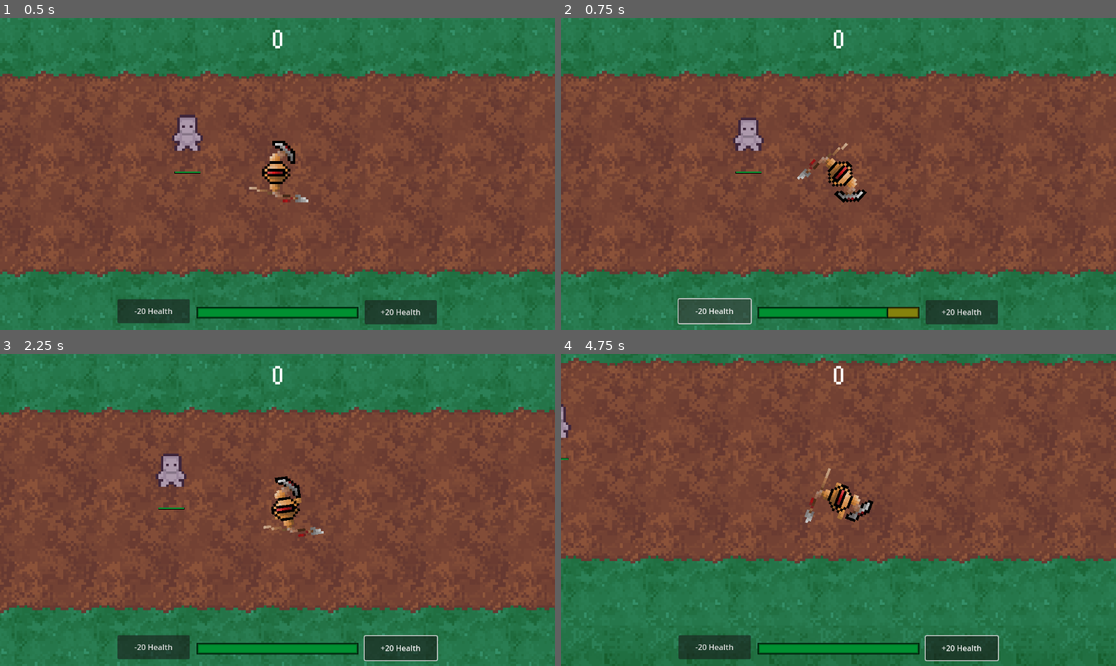
Above: before the commit, frames 1-4 (two rows, left to right).
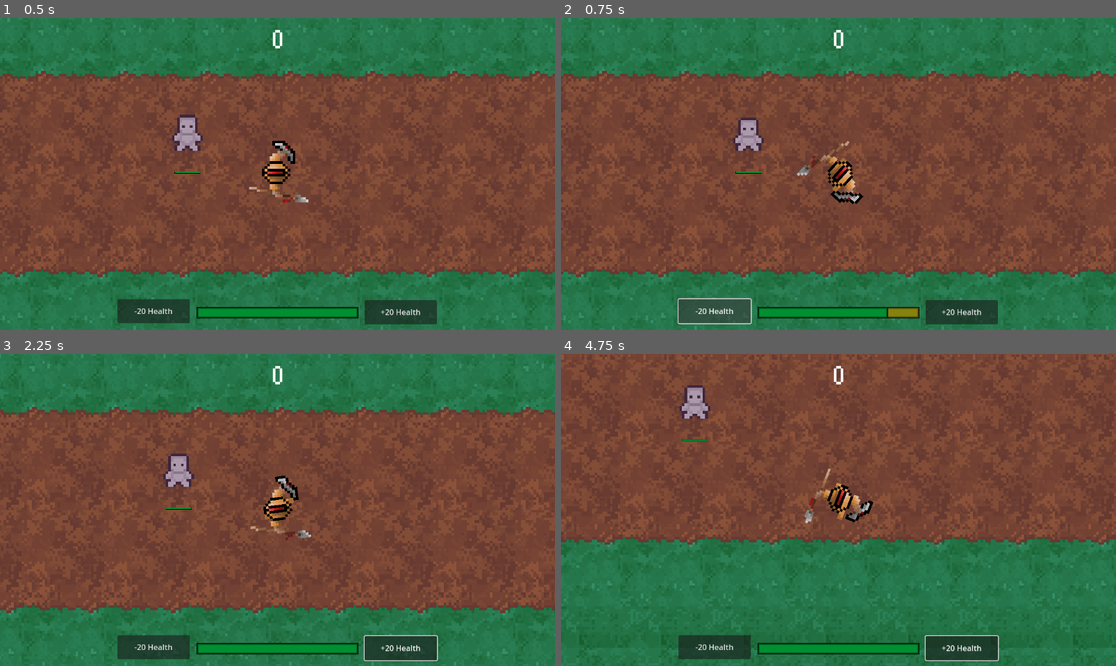
Above: after the commit, the same moments.

Repository: BDesro/Pantheon-CHP
Game: Godot game, scene res://scenes/game_scene.tscn
The game is run twice, just before and just after one commit, with the same random seed, the same clock (stepped at 60 frames per second) and the same inputs.
Inputs (mouse positions are in pixels of both pictures, inside the frame that each line leads up to):
- Up to frame 1 (0.5 s): no input
- Up to frame 2 (0.75 s): click "-20 Health" at 0.5 s
- Up to frame 3 (2.25 s): click "+20 Health" at 1.25 s; tap Enter at 2 s; move the mouse to (399, 494) at 2.02 s; hold D (move_right) from 2.03 s (still down); click (399, 494) at 2.1 s
- Up to frame 4 (4.75 s): move the mouse to (727, 525) at 2.77 s; release D (move_right) at 2.78 s; hold S (move_backward) 2.78-3.53 s; tap Q (all_in_ability) at 2.85 s; click (727, 525) at 3.05 s; move the mouse to (894, 441) at 3.52 s; hold D (move_right) 3.53-4.28 s; tap Space (dash_dodge) at 3.6 s; click (894, 441) at 3.8 s; move the mouse to (810, 572) at 4.27 s; hold W (move_forward) from 4.28 s (still down); tap E (defense_ability) at 4.35 s; click (810, 572) at 4.55 s

Frame 1 is identical in both runs. In frame 2, 0.4% of the frame differs, in the area x 42-56%, y 39-60%; in frame 3, 7.9%; in frame 4, 17%, in the area x 0-100%, y 0-100%.

Commit message:
Added Soldier's primary ability "Spear Thrust"

Diff:
--- a/hud.gd
+++ b/hud.gd
@@ -15,7 +15,6 @@
 
 func _on_character_loaded(max_health):
 	health_bar.set_max_health(max_health)
-	print("Max Health: ", health_bar.front_bar.max_value)
 
 # Temporarily shows a message on the screen
 func show_message(text):
--- a/project.godot
+++ b/project.godot
@@ -19,6 +19,10 @@
 
 CharacterManager="*res://scripts/autoload/CharacterManager.gd"
 GameManager="*res://scripts/autoload/GameManager.gd"
+
+[global_group]
+
+enemies=""
 
 [input]
 
--- a/scenes/Characters/Character.tscn
+++ b/scenes/Characters/Character.tscn
@@ -144,18 +144,16 @@
 "speed": 5.0
 }]
 
-[sub_resource type="AnimationLibrary" id="AnimationLibrary_uop4u"]
-
 [sub_resource type="CapsuleShape2D" id="CapsuleShape2D_3rjh8"]
 radius = 4.0
 height = 14.0
 
 [sub_resource type="CapsuleShape2D" id="CapsuleShape2D_ykg02"]
-radius = 9.52381
-height = 30.4762
+radius = 4.0
+height = 14.0
 
 [sub_resource type="RectangleShape2D" id="RectangleShape2D_xefnp"]
-size = Vector2(6.90095, 3.88999)
+size = Vector2(9.22524, 5.23625)
 
 [node name="Character" type="CharacterBody2D"]
 script = ExtResource("1_ak385")
@@ -165,11 +163,6 @@
 sprite_frames = SubResource("SpriteFrames_8qxps")
 animation = &"walk_side"
 autoplay = "idle_forward"
-
-[node name="AnimationPlayer" type="AnimationPlayer" parent="."]
-libraries = {
-"": SubResource("AnimationLibrary_uop4u")
-}
 
 [node name="CollisionShape2D" type="CollisionShape2D" parent="."]
 position = Vector2(0, -7)
@@ -182,6 +175,7 @@
 shape = SubResource("CapsuleShape2D_ykg02")
 
 [node name="AttackArea" type="Area2D" parent="."]
+monitoring = false
 monitorable = false
 
 [node name="CollisionShape2D" type="CollisionShape2D" parent="AttackArea"]
--- a/scenes/ai_controller.tscn
+++ b/scenes/ai_controller.tscn
@@ -3,9 +3,9 @@
 [ext_resource type="Script" path="res://scripts/state_machine.gd" id="1_v7ahj"]
 [ext_resource type="PackedScene" uid="uid://b8t51qj22uqqy" path="res://scenes/characters/character.tscn" id="2_r3skh"]
 
-[node name="AIController" type="Node2D"]
+[node name="AIController" type="Node2D" groups=["enemies"]]
 top_level = true
 script = ExtResource("1_v7ahj")
 metadata/_edit_group_ = true
 
-[node name="Character" parent="." instance=ExtResource("2_r3skh")]
+[node name="Character" parent="." groups=["enemies"] instance=ExtResource("2_r3skh")]
--- a/scenes/characters/soldier.tscn
+++ b/scenes/characters/soldier.tscn
@@ -1,63 +1,87 @@
-[gd_scene load_steps=16 format=3 uid="uid://bknghk8cirprn"]
+[gd_scene load_steps=25 format=3 uid="uid://bknghk8cirprn"]
 
 [ext_resource type="PackedScene" uid="uid://b8t51qj22uqqy" path="res://scenes/characters/character.tscn" id="1_xnsdv"]
 [ext_resource type="Script" path="res://scripts/soldier.gd" id="2_vhpbb"]
-[ext_resource type="Texture2D" uid="uid://ddlexxqbx2qk6" path="res://assets/Pantheon_Soldier.png" id="3_sl41k"]
-
-[sub_resource type="AtlasTexture" id="AtlasTexture_ytu6a"]
-atlas = ExtResource("3_sl41k")
+[ext_resource type="Texture2D" uid="uid://dmbweuv6uuce1" path="res://assets/Pantheon_Soldier(1).png" id="3_mxndj"]
+
+[sub_resource type="AtlasTexture" id="AtlasTexture_7ydxd"]
+atlas = ExtResource("3_mxndj")
 region = Rect2(0, 0, 32, 32)
 
-[sub_resource type="AtlasTexture" id="AtlasTexture_8j8li"]
-atlas = ExtResource("3_sl41k")
+[sub_resource type="AtlasTexture" id="AtlasTexture_tmrlw"]
+atlas = ExtResource("3_mxndj")
 region = Rect2(32, 0, 32, 32)
 
-[sub_resource type="AtlasTexture" id="AtlasTexture_yvqjf"]
-atlas = ExtResource("3_sl41k")
+[sub_resource type="AtlasTexture" id="AtlasTexture_hqvvo"]
+atlas = ExtResource("3_mxndj")
 region = Rect2(64, 0, 32, 32)
 
-[sub_resource type="AtlasTexture" id="AtlasTexture_8648j"]
-atlas = ExtResource("3_sl41k")
+[sub_resource type="AtlasTexture" id="AtlasTexture_gdfxx"]
+atlas = ExtResource("3_mxndj")
 region = Rect2(96, 0, 32, 32)
 
-[sub_resource type="AtlasTexture" id="AtlasTexture_pc3ju"]
-atlas = ExtResource("3_sl41k")
+[sub_resource type="AtlasTexture" id="AtlasTexture_8h5g0"]
+atlas = ExtResource("3_mxndj")
+region = Rect2(64, 64, 32, 32)
+
+[sub_resource type="AtlasTexture" id="AtlasTexture_6m0p4"]
+atlas = ExtResource("3_mxndj")
+region = Rect2(96, 64, 32, 32)
+
+[sub_resource type="AtlasTexture" id="AtlasTexture_yhm61"]
+atlas = ExtResource("3_mxndj")
+region = Rect2(0, 96, 32, 32)
+
+[sub_resource type="AtlasTexture" id="AtlasTexture_b6ok8"]
+atlas = ExtResource("3_mxndj")
+region = Rect2(32, 96, 32, 32)
+
+[sub_resource type="AtlasTexture" id="AtlasTexture_en0cb"]
+atlas = ExtResource("3_mxndj")
+region = Rect2(64, 96, 32, 32)
+
+[sub_resource type="AtlasTexture" id="AtlasTexture_85mtv"]
+atlas = ExtResource("3_mxndj")
+region = Rect2(96, 96, 32, 32)
+
+[sub_resource type="AtlasTexture" id="AtlasTexture_5hjr0"]
+atlas = ExtResource("3_mxndj")
 region = Rect2(0, 32, 32, 32)
 
-[sub_resource type="AtlasTexture" id="AtlasTexture_q33kw"]
-atlas = ExtResource("3_sl41k")
+[sub_resource type="AtlasTexture" id="AtlasTexture_tnahg"]
+atlas = ExtResource("3_mxndj")
 region = Rect2(32, 32, 32, 32)
 
-[sub_resource type="AtlasTexture" id="AtlasTexture_k3jqy"]
-atlas = ExtResource("3_sl41k")
+[sub_resource type="AtlasTexture" id="AtlasTexture_5rdfh"]
+atlas = ExtResource("3_mxndj")
 region = Rect2(64, 32, 32, 32)
 
-[sub_resource type="AtlasTexture" id="AtlasTexture_t7mev"]
-atlas = ExtResource("3_sl41k")
+[sub_resource type="AtlasTexture" id="AtlasTexture_2qib8"]
+atlas = ExtResource("3_mxndj")
 region = Rect2(96, 32, 32, 32)
 
-[sub_resource type="AtlasTexture" id="AtlasTexture_okmdg"]
-atlas = ExtResource("3_sl41k")
+[sub_resource type="AtlasTexture" id="AtlasTexture_ts80m"]
+atlas = ExtResource("3_mxndj")
 region = Rect2(0, 64, 32, 32)
 
-[sub_resource type="AtlasTexture" id="AtlasTexture_diyql"]
-atlas = ExtResource("3_sl41k")
+[sub_resource type="AtlasTexture" id="AtlasTexture_p3cg1"]
+atlas = ExtResource("3_mxndj")
 region = Rect2(32, 64, 32, 32)
 
 [sub_resource type="SpriteFrames" id="SpriteFrames_a2u5u"]
 animations = [{
 "frames": [{
 "duration": 1.0,
-"texture": SubResource("AtlasTexture_ytu6a")
-}, {
-"duration": 1.0,
-"texture": SubResource("AtlasTexture_8j8li")
-}, {
-"duration": 1.0,
-"texture": SubResource("AtlasTexture_yvqjf")
-}, {
-"duration": 1.0,
-"texture": SubResource("AtlasTexture_8648j")
+"texture": SubResource("AtlasTexture_7ydxd")
+}, {
+"duration": 1.0,
+"texture": SubResource("AtlasTexture_tmrlw")
+}, {
+"duration": 1.0,
+"texture": SubResource("AtlasTexture_hqvvo")
+}, {
+"duration": 1.0,
+"texture": SubResource("AtlasTexture_gdfxx")
 }],
 "loop": true,
 "name": &"idle",
@@ -65,39 +89,149 @@
 }, {
 "frames": [{
 "duration": 1.0,
-"texture": SubResource("AtlasTexture_pc3ju")
-}, {
-"duration": 1.0,
-"texture": SubResource("AtlasTexture_q33kw")
-}, {
-"duration": 1.0,
-"texture": SubResource("AtlasTexture_k3jqy")
-}, {
-"duration": 1.0,
-"texture": SubResource("AtlasTexture_t7mev")
-}, {
-"duration": 1.0,
-"texture": SubResource("AtlasTexture_okmdg")
-}, {
-"duration": 1.0,
-"texture": SubResource("AtlasTexture_diyql")
+"texture": SubResource("AtlasTexture_8h5g0")
+}, {
+"duration": 1.0,
+"texture": SubResource("AtlasTexture_6m0p4")
+}, {
+"duration": 1.0,
+"texture": SubResource("AtlasTexture_yhm61")
+}, {
+"duration": 1.0,
+"texture": SubResource("AtlasTexture_b6ok8")
+}, {
+"duration": 1.0,
+"texture": SubResource("AtlasTexture_en0cb")
+}, {
+"duration": 1.0,
+"texture": SubResource("AtlasTexture_85mtv")
+}],
+"loop": false,
+"name": &"spear_thrust",
+"speed": 10.0
+}, {
+"frames": [{
+"duration": 1.0,
+"texture": SubResource("AtlasTexture_5hjr0")
+}, {
+"duration": 1.0,
+"texture": SubResource("AtlasTexture_tnahg")
+}, {
+"duration": 1.0,
+"texture": SubResource("AtlasTexture_5rdfh")
+}, {
+"duration": 1.0,
+"texture": SubResource("AtlasTexture_2qib8")
+}, {
+"duration": 1.0,
+"texture": SubResource("AtlasTexture_ts80m")
+}, {
+"duration": 1.0,
+"texture": SubResource("AtlasTexture_p3cg1")
 }],
 "loop": true,
 "name": &"walk",
 "speed": 5.0
 }]
 
+[sub_resource type="Animation" id="Animation_irdri"]
+length = 0.001
+tracks/0/type = "value"
+tracks/0/imported = false
+tracks/0/enabled = true
+tracks/0/path = NodePath("Sprite:frame")
+tracks/0/interp = 1
+tracks/0/loop_wrap = true
+tracks/0/keys = {
+"times": PackedFloat32Array(0),
+"transitions": PackedFloat32Array(1),
+"update": 1,
+"values": [5]
+}
+tracks/1/type = "value"
+tracks/1/imported = false
+tracks/1/enabled = true
+tracks/1/path = NodePath("AttackArea:monitoring")
+tracks/1/interp = 1
+tracks/1/loop_wrap = true
+tracks/1/keys = {
+"times": PackedFloat32Array(0),
+"transitions": PackedFloat32Array(1),
+"update": 1,
+"values": [false]
+}
+
+[sub_resource type="Animation" id="Animation_kyenh"]
+resource_name = "spear_thrust"
+length = 0.6
+tracks/0/type = "method"
+tracks/0/imported = false
+tracks/0/enabled = true
+tracks/0/path = NodePath("Sprite")
+tracks/0/interp = 1
+tracks/0/loop_wrap = true
+tracks/0/keys = {
+"times": PackedFloat32Array(0, 0.595785),
+"transitions": PackedFloat32Array(1, 1),
+"values": [{
+"args": [&"spear_thrust"],
+"method": &"play"
+}, {
+"args": [&"idle"],
+"method": &"play"
+}]
+}
+tracks/1/type = "value"
+tracks/1/imported = false
+tracks/1/enabled = true
+tracks/1/path = NodePath("AttackArea:monitoring")
+tracks/1/interp = 1
+tracks/1/loop_wrap = true
+tracks/1/keys = {
+"times": PackedFloat32Array(0, 0.3, 0.431873),
+"transitions": PackedFloat32Array(1, 1, 1),
+"update": 1,
+"values": [false, true, false]
+}
+tracks/2/type = "method"
+tracks/2/imported = false
+tracks/2/enabled = true
+tracks/2/path = NodePath(".")
+tracks/2/interp = 1
+tracks/2/loop_wrap = true
+tracks/2/keys = {
+"times": PackedFloat32Array(0.6),
+"transitions": PackedFloat32Array(1),
+"values": [{
+"args": [],
+"method": &"_on_ability_end"
+}]
+}
+
+[sub_resource type="AnimationLibrary" id="AnimationLibrary_mskon"]
+_data = {
+"RESET": SubResource("Animation_irdri"),
+"spear_thrust": SubResource("Animation_kyenh")
+}
+
 [sub_resource type="CapsuleShape2D" id="CapsuleShape2D_126kl"]
 height = 30.4762
 
 [node name="Soldier" instance=ExtResource("1_xnsdv")]
 script = ExtResource("2_vhpbb")
+metadata/_edit_group_ = true
 
 [node name="Sprite" parent="." index="0"]
 position = Vector2(-1, 0)
 sprite_frames = SubResource("SpriteFrames_a2u5u")
-animation = &"idle"
+animation = &"spear_thrust"
 autoplay = "idle"
+frame = 5
+
+[node name="AnimationPlayer" type="AnimationPlayer" parent="." index="1"]
+libraries = {
+"": SubResource("AnimationLibrary_mskon")
+}
 
 [node name="CollisionShape2D" parent="." index="2"]
 position = Vector2(-1, -1.19209e-07)
@@ -110,6 +244,10 @@
 rotation = 1.5708
 scale = Vector2(0.525, 0.525)
 
+[node name="AttackArea" parent="." index="4"]
+monitoring = false
+
 [node name="CollisionShape2D" parent="AttackArea" index="0"]
-position = Vector2(9.42633, -9.63488)
-rotation = 1.67552
+position = Vector2(7.61812, -12.6126)
+rotation = 1.5708
+debug_color = Color(0.897059, 0, 0.0785385, 0.42)
--- a/scripts/ai_controller.gd
+++ b/scripts/ai_controller.gd
@@ -1,6 +1,8 @@
 class_name AIController
 extends BaseController
 
+func take_damage(amount: int):
+	character.take_damage(amount)
 
 #var cur_state: AIState = null
 #enum AIStateType {
--- a/scripts/base_controller.gd
+++ b/scripts/base_controller.gd
@@ -25,7 +25,6 @@
 	var new_character = CharacterManager.characters[0]
 	if new_character:
 		character = new_character.instantiate()
-		print("Parent ready, character =", character)
 		add_child(character)
 		fully_initialized.emit()
 
--- a/scripts/character.gd
+++ b/scripts/character.gd
@@ -9,6 +9,8 @@
 @export var speed = 50 # Base movement speed (pixels/sec)
 @export var ascension_tier: int = 0
 @export var ascension_threshold: int = 1 # Number of kills to ascend to next tier
+
+var can_move: bool = true
 
 enum Team { RED = 1, BLUE = 2 }
 var team_id = Team.RED # Default team value to be changed upon instantiation
@@ -43,6 +45,8 @@
 func use_ability(ability_name: String):
 	if ability_name in abilities:
 		if ability_cooldowns[ability_name].is_stopped():
+			can_move = false
+			velocity = Vector2.ZERO
 			call(ability_name)
 			ability_cooldowns[ability_name].start()
 		else:
@@ -50,18 +54,19 @@
 	else:
 		print("Ability '" + ability_name + "' not found!")
 
+func _on_ability_end():
+	can_move = true
+
 func _on_cooldown_end(ability_name: String):
 	print(ability_name + " is off cooldown!")
-
-func primary():
-	print("primary used")
 
 func move_unit(desired_direction: Vector2):
 	# Normalize diagonal movement
 	if desired_direction.length() > 0:
 		desired_direction = desired_direction.normalized()
 
-	velocity = desired_direction * speed
+	if can_move:
+		velocity = desired_direction * speed
 	move_and_slide()
 
 func die():
--- a/scripts/player.gd
+++ b/scripts/player.gd
@@ -17,11 +17,9 @@
 	_post_ready()
 
 func _post_ready():
-	print("Child ready, character =", character)
 	#get_character_health()
 	if character:
 		character_loaded.emit(character.max_health)
-		print("character_loaded emitted with max health:", character.max_health)
 
 func _process(_delta):
 	handle_input()
--- a/scripts/soldier.gd
+++ b/scripts/soldier.gd
@@ -1,15 +1,28 @@
 extends Character
 class_name Soldier
 
+
+
 func _ready():
 	max_health = 100
+	abilities["primary"]["cooldown"] = 1.0
 	super._ready()
 
 func _process(_delta):
 	handle_animations()
 
 func handle_animations():
+	if $AnimationPlayer.is_playing():
+		return
+
 	if velocity.x != 0 or velocity.y != 0:
-		sprite.play("walk")
+		$Sprite.play("walk")
 	else:
-		sprite.play("idle")
+		$Sprite.play("idle")
+
+func primary():
+	$AnimationPlayer.play("spear_thrust")
+
+func _on_attack_area_body_entered(body: Node2D) -> void:
+	if body.is_in_group("enemies"):
+		body.take_damage(30)
Binary file added: assets/Pantheon_Soldier(1).png
Not shown, changed: assets/Pantheon_Soldier(1).png.import
Binary file removed: assets/Pantheon_Soldier.png
Not shown: 1 places in scenes/Characters/Character.tscn that only renumber resources
